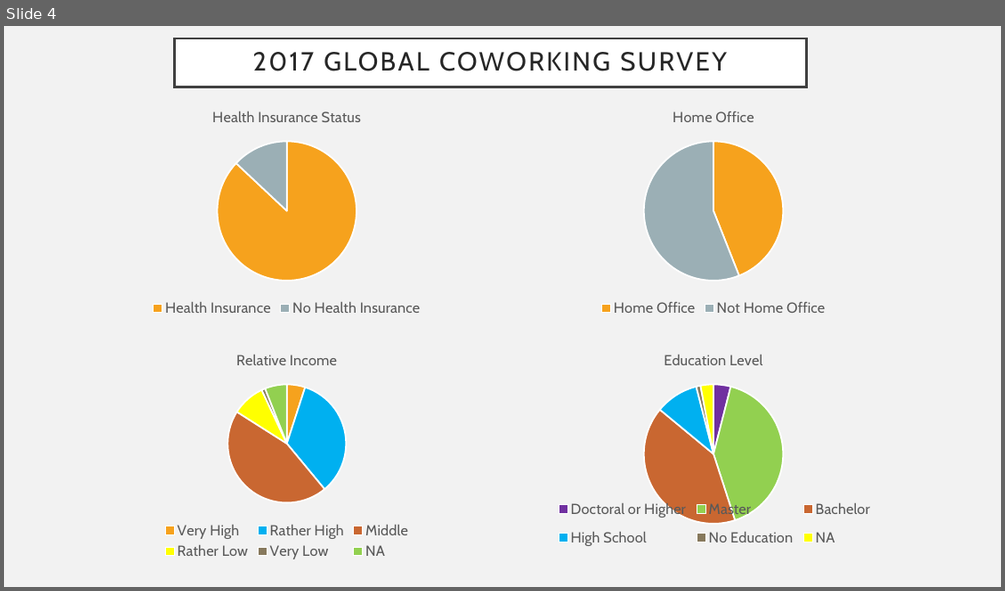
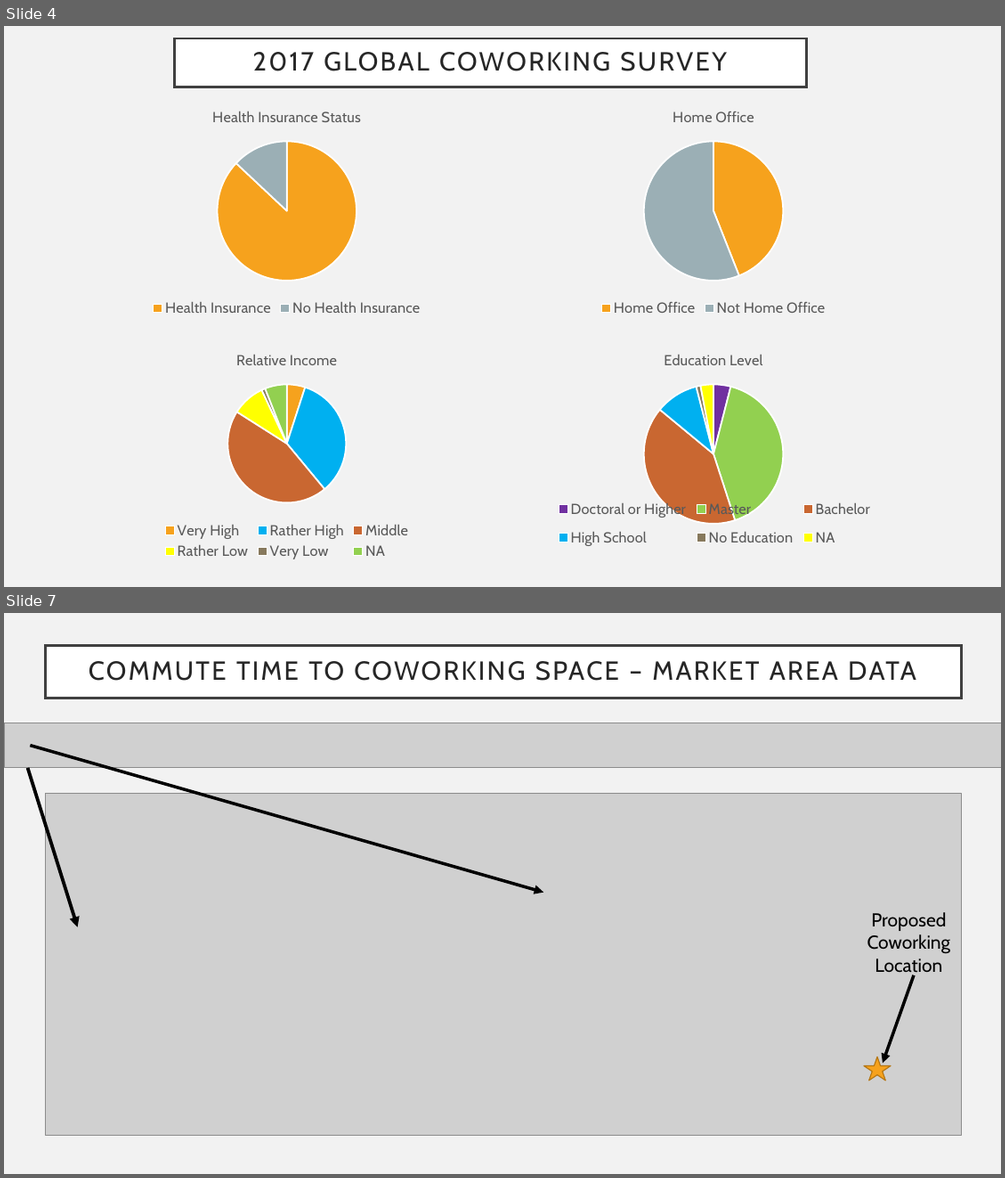
Before and after one commit to taylorhughes291/Coworking, a slide deck: Data/Springboard Deliverables/Coworking Presentation.pptx. Shown one above the other, each under a label of ours: slide 4 before the commit, slides 4 and 7 after it; the slides between them are not shown. The pictures are 1005x591 and 1005x1178 pixels, drawn with LibreOffice and Linux fonts; fonts in the diff are those of the drawing; grey boxes stand for pictures. Boxes give left, top, right and bottom in pixels: in the first picture for what was removed or moved away, otherwise in the second. Text is boxed around its words. In the diff, an @@ line names an element or a change of style, - is before the commit and + after.

```diff
--- a/Data/Springboard Deliverables/Coworking Presentation.pptx
+++ b/Data/Springboard Deliverables/Coworking Presentation.pptx
@@ slide 7 added at [4,613,1001,1174], background #F2F2F2 @@
@@ title added at [45,646,961,698], fill #FFFFFF, outline #404040 2.5 pt, 25.2 pt, text #262626 @@
+COMMUTE TIME TO COWORKING SPACE – MARKET AREA DATA
@@ picture added at [5,723,1001,768] @@
@@ arrow added from (30, 746) to (544, 892), #000000 3 pt @@
@@ arrow added from (28, 768) to (77, 927), #000000 3.25 pt @@
@@ picture added at [45,793,961,1135] @@
@@ text added at [867,912,951,977], 18 pt, text #000000 @@
+Proposed Coworking Location
@@ arrow added from (914, 975) to (882, 1063), #000000 3 pt @@
@@ star added at [864,1056,890,1080], fill #F6A21D, outline #B67815 1 pt @@
```
Also in this commit, not shown: 3 other slides added.
